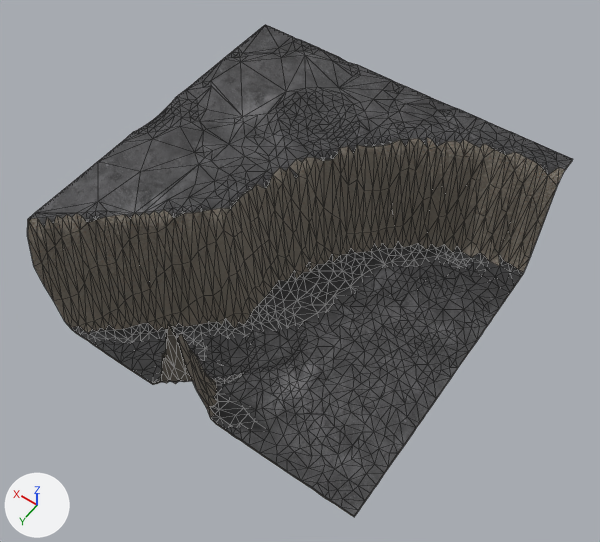
The glTF model content/props/lunar-rift-chunk-14_lod1.glb, before and after one commit.
Rendered twice from a camera (50 mm lens) standing at (-160.0, 227.0, 367.0) and looking at (-5.0, 11.0, 27.0). The lights are fixed; the arrows at lower left show +X, +Y and +Z. The older version comes first. Mesh edges are drawn as thin lines. Vertices at exactly the same position are counted once.

Script lines for the objects in view, before the commit:
```python
ob_lod1_terrain_14 = bpy.data.objects.new('LOD1_TERRAIN_14', me_lod1_terrain_14)
ob_lod1_terrain_14.location = (0.0, 0.0, 0.0)
```
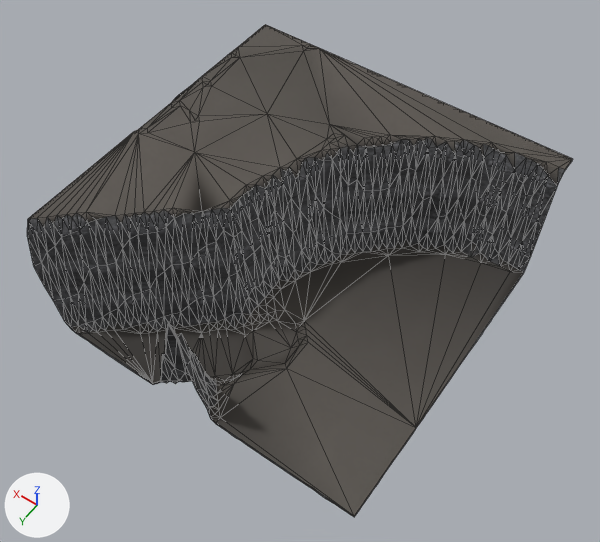
The change, as a list of edits to the scene's bpy script:
```text
Add img_cliff_side_nor_1k:
    img_cliff_side_nor_1k = load_image('cliff_side_nor_1k', 'textures/game/cliff_side_nor_1k_24bcf83ec5cd.jpg', 1024, 1024, 'Non-Color')
Add img_cliff_side_diff_1k:
    img_cliff_side_diff_1k = load_image('cliff_side_diff_1k', 'textures/game/cliff_side_diff_1k_201fe54947b7.jpg', 1024, 1024, 'sRGB')
Add img_cliff_side_ao_1k_cliff_side_rough_1k:
    img_cliff_side_ao_1k_cliff_side_rough_1k = load_image('cliff_side_ao_1k-cliff_side_rough_1k', 'textures/game/cliff_side_ao_1k-cliff_side_rough_1k_1fd93fd83d64.jpg', 1024, 1024, 'Non-Color')
Change mat_rift_wall:
    remove # nodes: BsdfPrincipled, Math, Mix, NormalMap, OutputMaterial, SeparateColor, TexImage x3, VertexColor
    remove # uses the picture img_gray_rocks_ao_1k_gray_rocks_rough_1k
    remove # uses the picture img_gray_rocks_diff_1k
    remove # uses the picture img_gray_rocks_nor_1k
    nodes: BsdfPrincipled, Math, Mix x2, NormalMap, OutputMaterial, SeparateColor, TexImage x3, VertexColor
    colours: light grey #c5c7cd, mixed with the vertex colours
    uses the picture img_cliff_side_ao_1k_cliff_side_rough_1k
    uses the picture img_cliff_side_diff_1k
    uses the picture img_cliff_side_nor_1k
Change me_lod1_terrain_14:
    used by ob_lod1_terrain_14; location = (0.0, 0.0, 0.0)
    remove me_lod1_terrain_14.from_pydata(...)  # 1998 vertices, 3412 faces; spans x -96.0..96.0, y -96.0..96.0, z -2.0..75.0
    add me_lod1_terrain_14.from_pydata(...)  # 1069 vertices, 1632 faces; spans x -96.0..96.0, y -96.0..96.0, z -2.0..75.0
    me_lod1_terrain_14 part 1: 4 vertices moved within x -70.0..96.0, y -96.0..96.0, z 4.0..74.0; 932 vertices removed from x -96.0..96.0, y -96.0..96.0, z -2.0..75.0; 5 vertices added at x -96.0..96.0, y -38.0..93.0, z 4.0..73.0
    me_lod1_terrain_14 part 2: 2 vertices removed from x 77.0..80.0, y 83.0..84.0, z 31.0..43.0; 1 vertex added at x 77.0, y 84.0, z 32.0
    me_lod1_terrain_14 part 3: 1101 kept faces spanning x -96.0..96.0, y -96.0..96.0, z -2.0..75.0 get new texture (UV) coordinates
    me_lod1_terrain_14 part 4: 22 kept faces spanning x -96.0..64.0, y -86.0..96.0, z -1.0..75.0 get new vertex colours; the middle colour goes from white #ffffff to grey #a3a09b
    me_lod1_terrain_14 part 5: 17 faces spanning x -96.0..64.0, y -86.0..96.0, z -1.0..74.0 switch from mat_rift_wall to mat_rift_floor
    other edits to the shape of me_lod1_terrain_14 do not show in these pictures
```

Boxes [x1, y1, x2, y2] around the edits, measured in the pictures (600 x 542 px; the box of a moved part takes in the faces that stretch with it):
'LOD1_TERRAIN_14', surface changed, reshaped: [27, 24, 573, 517] in both
part 1 of me_lod1_terrain_14, cut back: before [29, 24, 573, 517]; after [163, 184, 419, 436]
part 2 of me_lod1_terrain_14, moved or reshaped: [62, 233, 94, 323] in both
part 3 of me_lod1_terrain_14, surface changed: before [27, 118, 572, 509]; after [27, 81, 572, 509]
part 4 of me_lod1_terrain_14, recoloured: [115, 137, 559, 418] in both
part 5 of me_lod1_terrain_14, recoloured: [115, 138, 559, 418] in both
